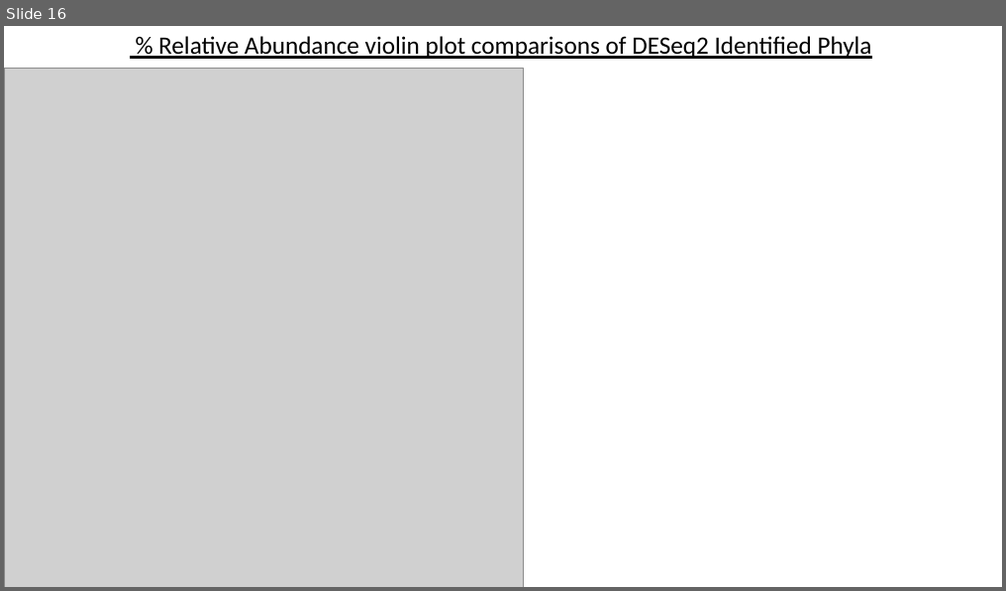
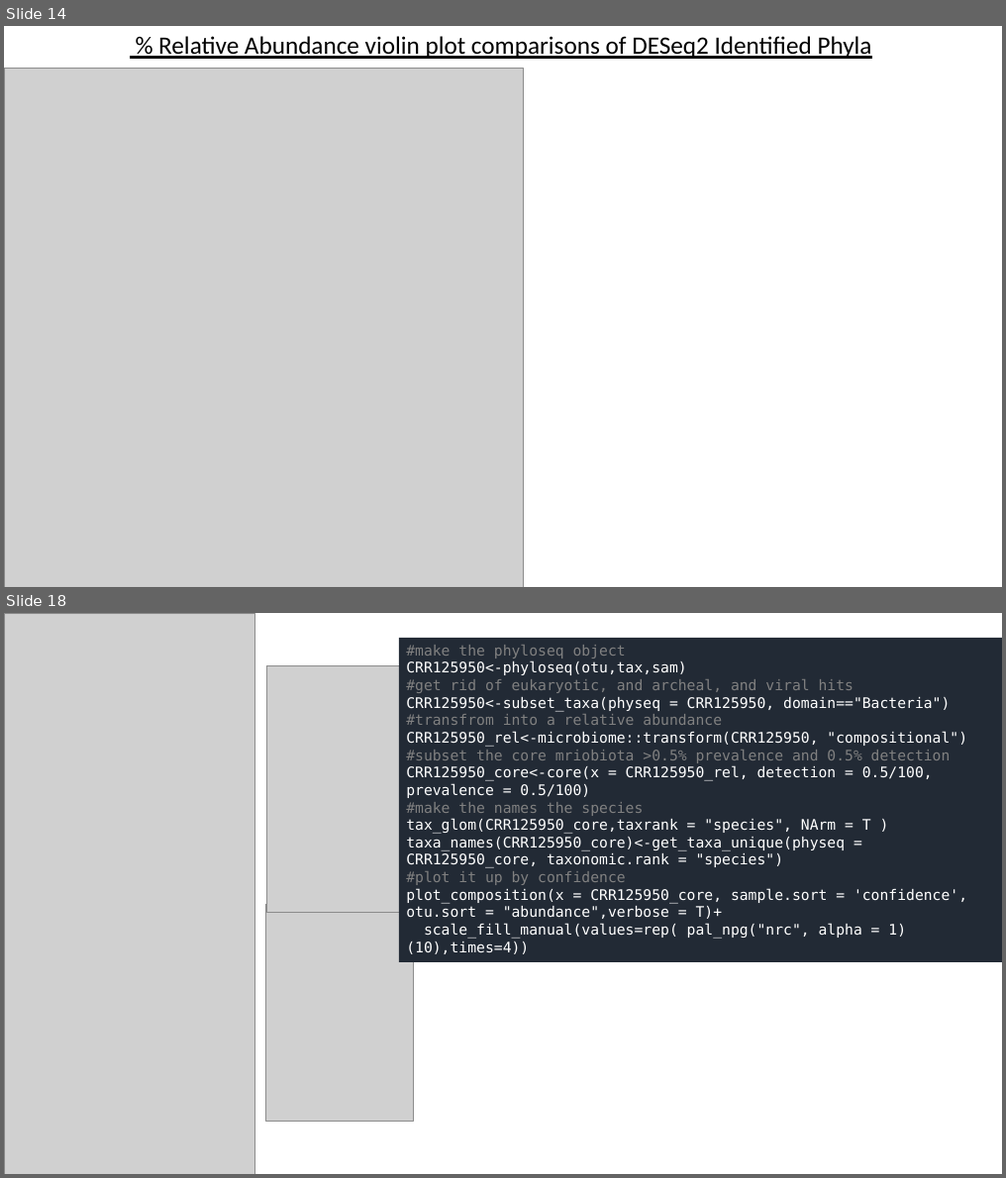
Before and after one commit to COV-IRT/microbial, a slide deck: Rdata/OSF_analysis/02Sept2020.pptx. Shown one above the other, each under a label of ours: slide 16 before the commit, slides 14 and 18 after it; the slides between them are not shown. The pictures are 1006x591 and 1006x1178 pixels, drawn with LibreOffice and Linux fonts; fonts in the diff are those of the drawing; grey boxes stand for pictures. Boxes give left, top, right and bottom in pixels: in the first picture for what was removed or moved away, otherwise in the second. Text is boxed around its words. In the diff, an @@ line names an element or a change of style, - is before the commit and + after.

Commit message:
15_sept_2020_update
added quicky PBMC kraken2_summary and  comparison of kraken2 confidence cutoff comparison

```diff
--- a/Rdata/OSF_analysis/02Sept2020.pptx
+++ b/Rdata/OSF_analysis/02Sept2020.pptx
@@ slide 18 added at (4,613,1002,1174), background #FFFFFF @@
@@ picture added at (4,613,254,1174) @@
@@ rectangle added at (399,638,1002,962), fill #222A35, 14 pt, text #FFFFFF @@
+#make the phyloseq object
+CRR125950<-phyloseq(otu,tax,sam)
+#get rid of eukaryotic, and archeal, and viral hits
+CRR125950<-subset_taxa(physeq = CRR125950, domain=="Bacteria")
+#transfrom into a relative abundance
+CRR125950_rel<-microbiome::transform(CRR125950, "compositional")
+#subset the core mriobiota >0.5% prevalence and 0.5% detection
+CRR125950_core<-core(x = CRR125950_rel, detection = 0.5/100, prevalence = 0.5/100)
+#make the names the species
+tax_glom(CRR125950_core,taxrank = "species", NArm = T )
+taxa_names(CRR125950_core)<-get_taxa_unique(physeq = CRR125950_core, taxonomic.rank = "species")
+#plot it up by confidence
+plot_composition(x = CRR125950_core, sample.sort = 'confidence', otu.sort = "abundance",verbose = T)+
+scale_fill_manual(values=rep( pal_npg("nrc", alpha = 1)(10),times=4))
@@ picture added at (266,666,418,912) @@
@@ picture added at (265,904,414,1121) @@
@@ what was slide 16 is now slide 14 @@
```
Also in this commit, not shown: 1 slide changed, 3 other slides added, 2 slides removed, 32 other files.
